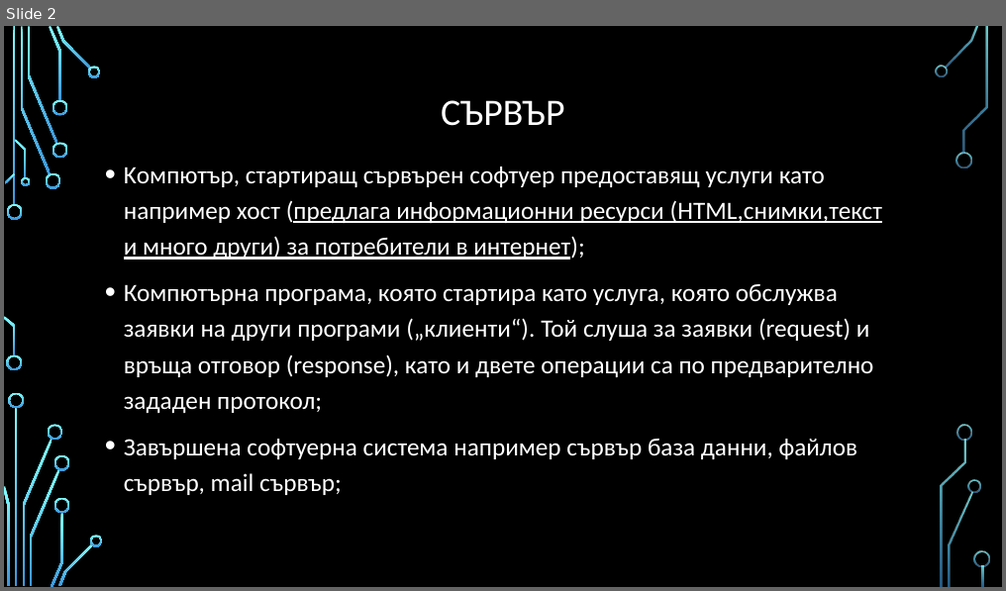
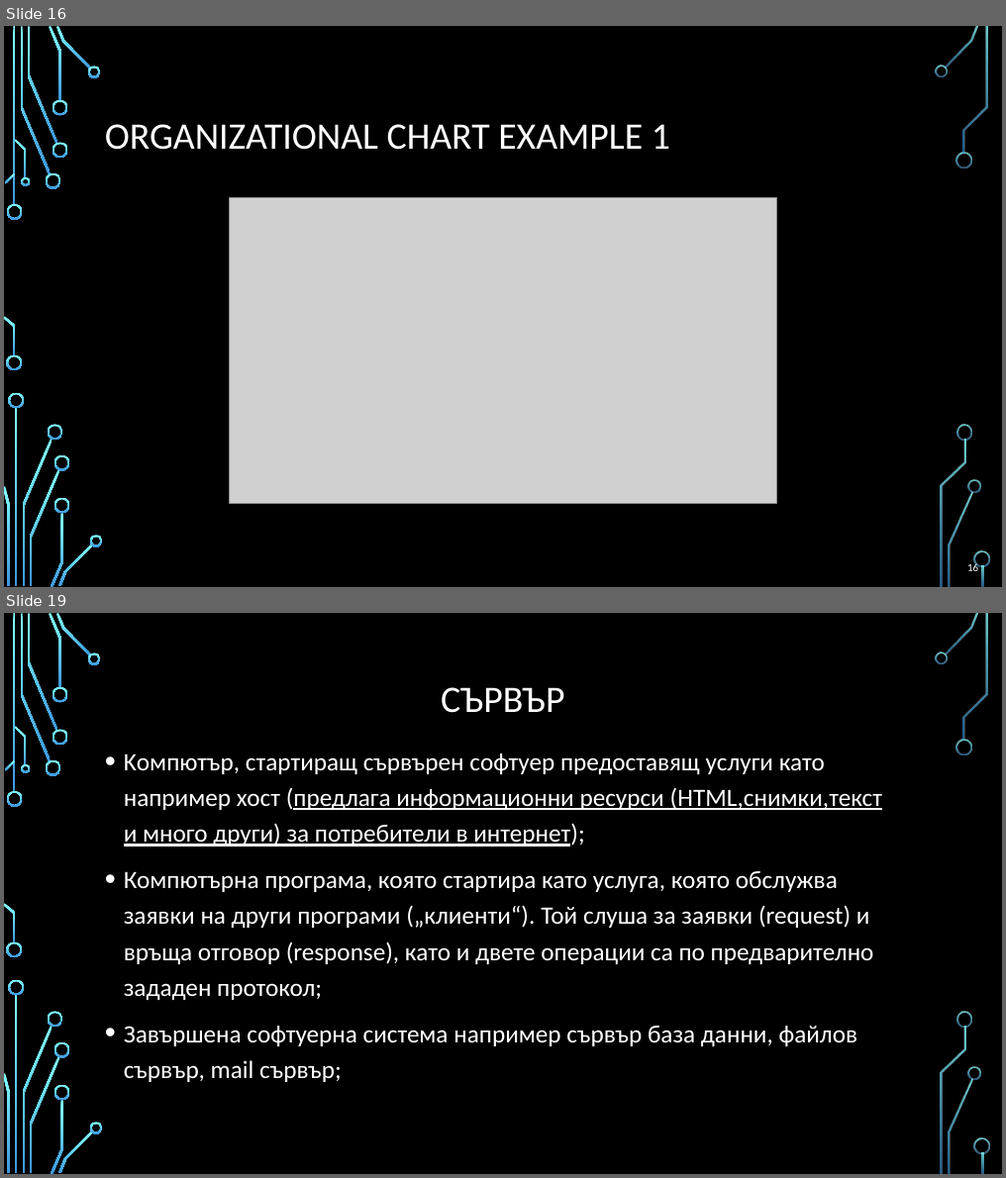
Before and after one commit to profjordanov/hybrid-app-development, a slide deck: 00. Lecture/basics_and_beyond.pptx. Shown one above the other, each under a label of ours: slide 2 before the commit, slides 16 and 19 after it; the slides between them are not shown. The pictures are 1006x591 and 1006x1178 pixels, drawn with LibreOffice and Linux fonts; fonts in the diff are those of the drawing; grey boxes stand for pictures; background and template pictures are left out. Boxes give left, top, right and bottom in pixels: in the first picture for what was removed or moved away, otherwise in the second. Text is boxed around its words. In the diff, an @@ line names an element or a change of style, - is before the commit and + after.

```diff
--- a/00. Lecture/basics_and_beyond.pptx
+++ b/00. Lecture/basics_and_beyond.pptx
@@ slide 16 added at bbox=[4, 26, 1002, 587], background picture (left out); not listed: 36 template elements that a slide beside it also shows @@
@@ title added at bbox=[105, 124, 670, 150], 36 pt, text #FFFFFF @@
+ORGANIZATIONAL CHART EXAMPLE 1
@@ picture added at bbox=[230, 197, 777, 503] @@
@@ page number added at bbox=[967, 563, 978, 571], 10.5 pt, text #FFFFFF @@
+16
@@ what was slide 2 is now slide 19 @@
```
Also in this commit, not shown: 16 other slides added.
